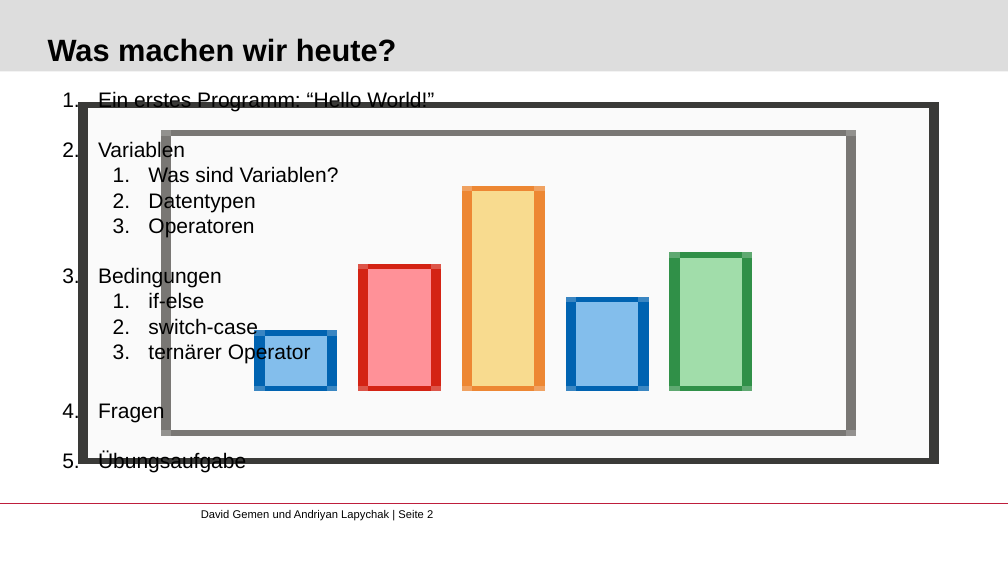
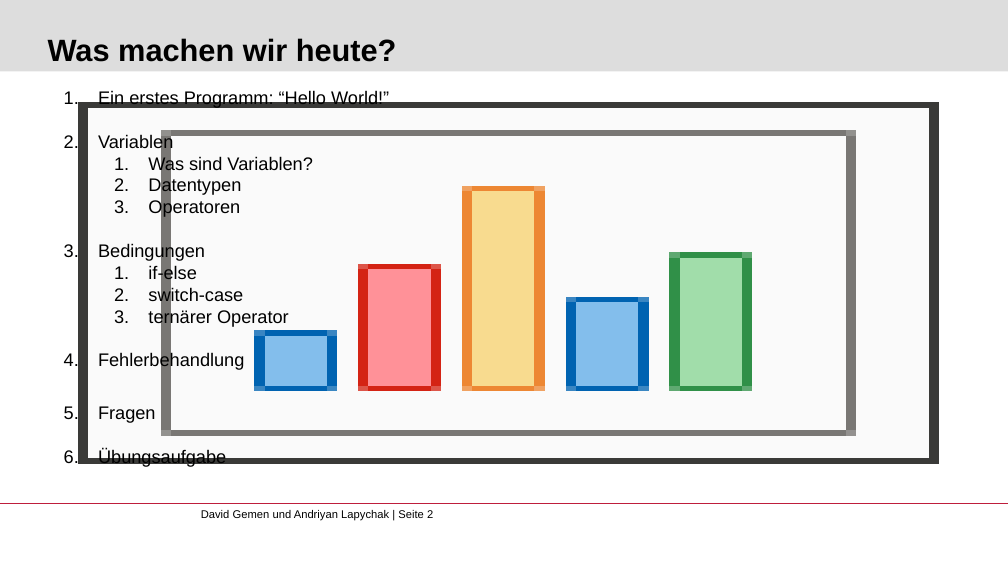
Before and after one commit to gemdav/Programmieren-1-Tutorium, a slide deck: slide 2 of slides/01_first_steps_with_java.pptx. Drawn at 1008x567 pixels with LibreOffice and Linux fonts; fonts in the diff are those of the drawing; background and template pictures are left out. Boxes give left, top, right and bottom in pixels: in the first picture for what was removed or moved away, otherwise in the second. Text is boxed around its words. In the diff, an @@ line names an element or a change of style, - is before the commit and + after.

```diff
--- a/slides/01_first_steps_with_java.pptx
+++ b/slides/01_first_steps_with_java.pptx
@@ text at [98,90,389,467]: size 15 to 13 pt in "Ein erstes Programm: “Hello World!”", "Variablen", "Was sind Variablen?", "Datentypen" and 7 more places; indent changed @@
@@ text at [98,352,244,370]: paragraph added @@
+4. Fehlerbehandlung
```
Also in this commit, not shown: 2 other slides changed, 1 slide added.
